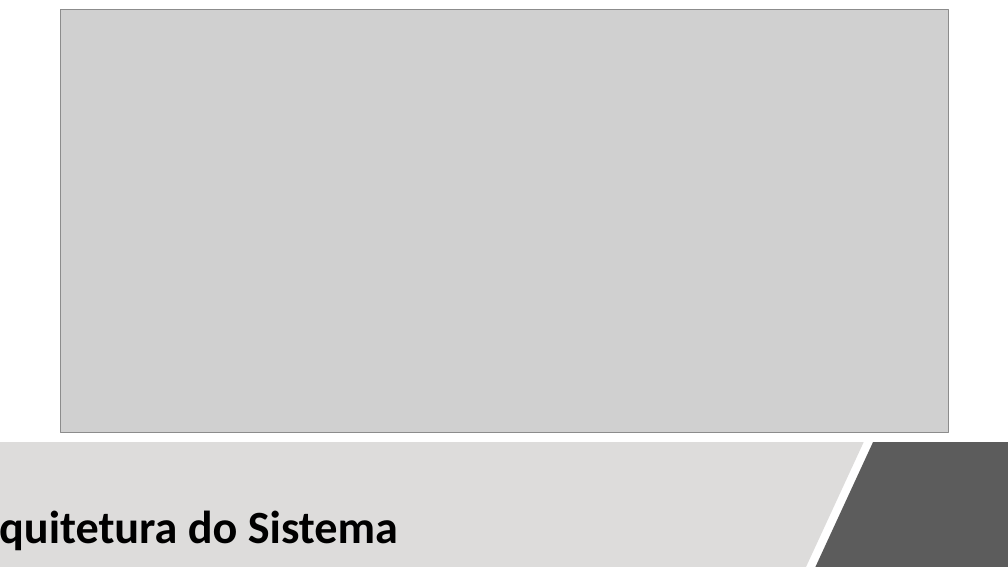
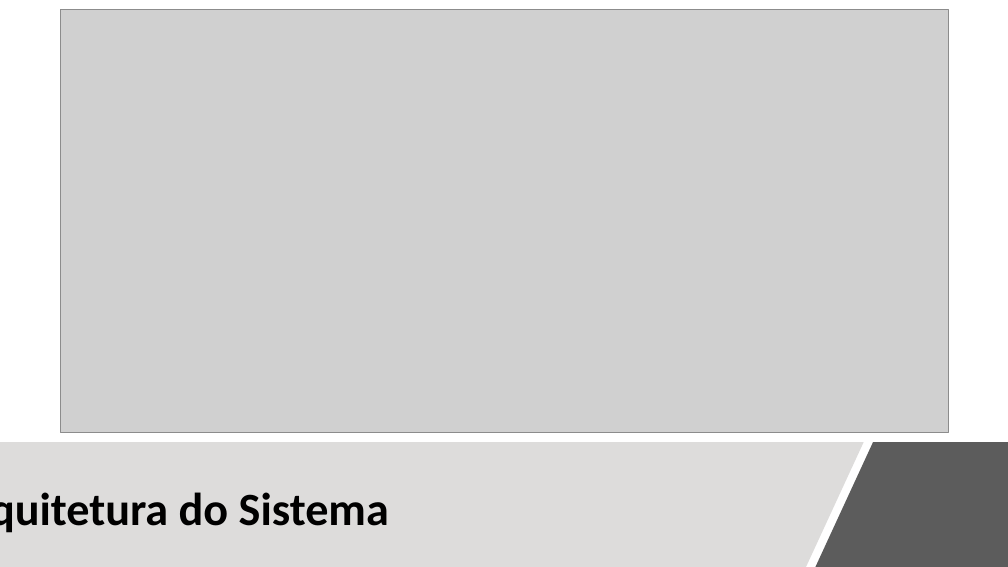
Before and after one commit to BrunoCarvalho017/LEI, a slide deck: slide 6 of Apresentacao/Checkpoint1/sistema_Ingestao_catalogacao_posts_comentarios.pptx. Drawn at 1008x567 pixels with LibreOffice and Linux fonts; fonts in the diff are those of the drawing; grey boxes stand for pictures. Boxes give left, top, right and bottom in pixels: in the first picture for what was removed or moved away, otherwise in the second. Text is boxed around its words. In the diff, an @@ line names an element or a change of style, - is before the commit and + after.

```diff
--- a/Apresentacao/Checkpoint1/sistema_Ingestao_catalogacao_posts_comentarios.pptx
+++ b/Apresentacao/Checkpoint1/sistema_Ingestao_catalogacao_posts_comentarios.pptx
@@ title "Arquitetura do Sistema": place and size @@
-title "Arquitetura do Sistema" at [0, 488, 681, 557]
+title "Arquitetura do Sistema" at [0, 470, 671, 539]
```
Also in this commit, not shown: 2 other files.
